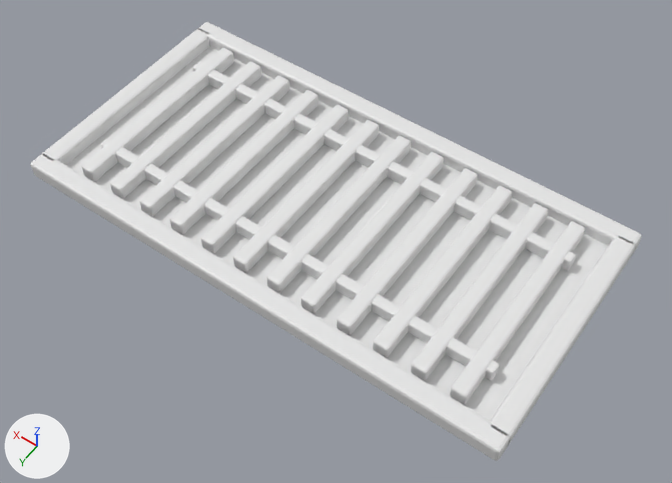
Before and after pictures for a commit that changed the glTF model godot/assets/generated/industrial/dz_floor_grate.glb.
Both versions are drawn from a 50 mm camera at (-1.67, 2.26, 3.39) aimed at (-0.11, 0.08, -0.04). Arrows for +X, +Y and +Z are at lower left; the lights stay in place. The first picture is the older version.

The first picture shows 'CrossBrace_0', 'CrossBrace_1', 'EndRail_-1.23', 'EndRail_1.23', 'GrateRecess', 'GrateSlat_00', 'GrateSlat_01', 'GrateSlat_02', 'GrateSlat_03', 'GrateSlat_04', 'GrateSlat_05', 'GrateSlat_06', 'GrateSlat_07', 'GrateSlat_08', 'GrateSlat_09', 'GrateSlat_10', 'GrateSlat_11', 'SideRail_-0.6', 'SideRail_0.6'.
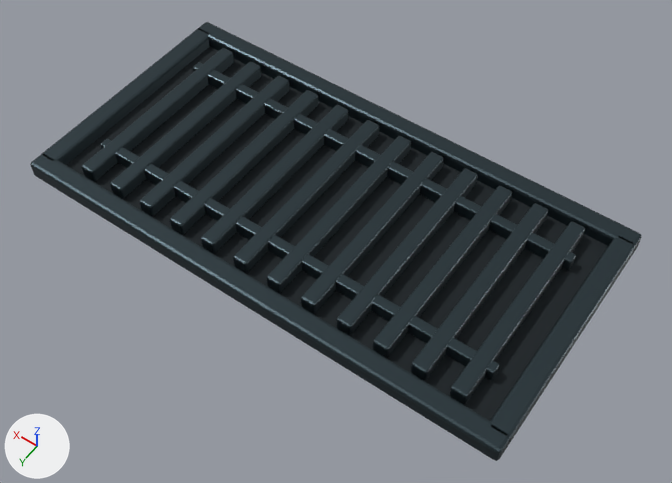
Location of each change, [x1, y1, x2, y2] in pixels of the pictures (672 x 483 px):
'GrateRecess', recoloured (white to black): [67, 47, 608, 421] in both
'SideRail_0.6', recoloured, surface changed: [30, 153, 511, 461] in both
'SideRail_-0.6', recoloured, surface changed: [199, 22, 642, 255] in both
'EndRail_-1.23', recoloured, surface changed (white to dark blue): [491, 237, 636, 444] in both
'EndRail_1.23', recoloured, surface changed (darker): [42, 28, 210, 165] in both
'CrossBrace_1', recoloured, surface changed: [100, 139, 499, 381] in both
'GrateSlat_00', recoloured, surface changed (white to dark blue): [450, 221, 585, 404] in both
'GrateSlat_01', recoloured, surface changed (white to dark blue): [411, 203, 548, 381] in both
'GrateSlat_02', recoloured, surface changed (white to dark blue): [373, 186, 512, 358] in both
'GrateSlat_03', recoloured, surface changed (white to dark blue): [336, 168, 477, 335] in both
'CrossBrace_0', recoloured, surface changed: [193, 62, 576, 271] in both
'GrateSlat_04', recoloured, surface changed (white to dark blue): [301, 152, 444, 314] in both
'GrateSlat_05', recoloured, surface changed (white to dark blue): [267, 136, 411, 293] in both
'GrateSlat_06', recoloured, surface changed (darker): [233, 120, 379, 273] in both
'GrateSlat_07', recoloured, surface changed (darker): [201, 105, 348, 253] in both
'GrateSlat_08', recoloured, surface changed (darker): [170, 90, 318, 235] in both
'GrateSlat_09', recoloured, surface changed (darker): [139, 76, 290, 216] in both
'GrateSlat_10', recoloured, surface changed (darker): [110, 62, 261, 199] in both
'GrateSlat_11', recoloured, surface changed (darker): [82, 48, 234, 182] in both

What changed in the scene script:
```text
Change mat_dz_darksteel:
    mat_dz_darksteel.base_color: (0.8, 0.8, 0.8) -> (0.035, 0.055, 0.065)  # white #e7e7e7 -> dark blue #354248
    mat_dz_darksteel.metallic: 0.0 -> 0.72
Change mat_dz_recess:
    mat_dz_recess.base_color: (0.8, 0.8, 0.8) -> (0.008, 0.014, 0.018)  # white #e7e7e7 -> black #161f24
```
